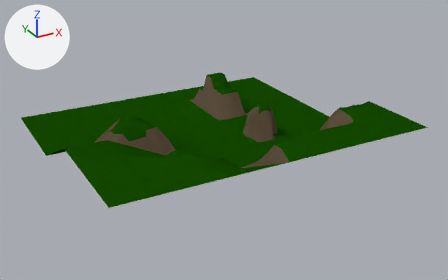
An edit to the Blender file models/ground.blend, drawn before and after from the same camera.
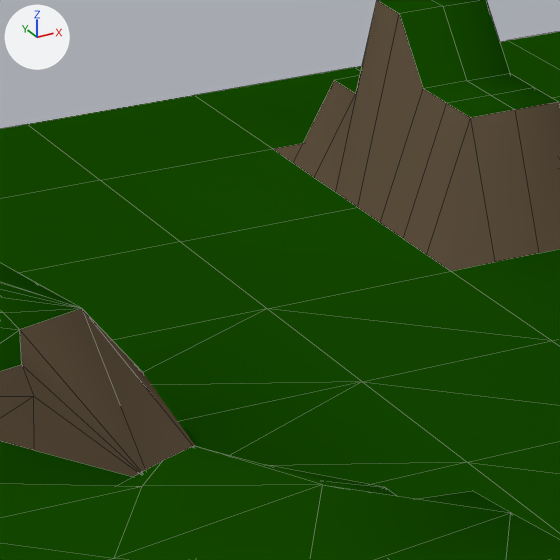
There are two pictures of each version: one whole from a camera (50 mm lens) standing at (-6.95, -13.75, 6.72) and looking at (0.37, -0.45, 0.08), one close up on the part from 32% to 53% of the width and 27% to 61% of the height. Lighting does not change. The marker at upper left points along +X, +Y and +Z. The close-ups show mesh edges as thin lines.

Names of what the first close-up shows: '001.grass01', 'Plane'.
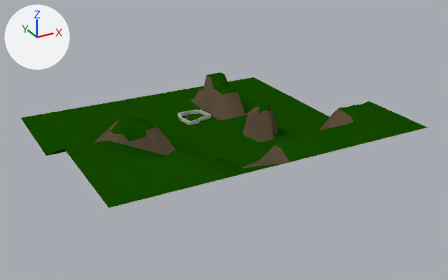
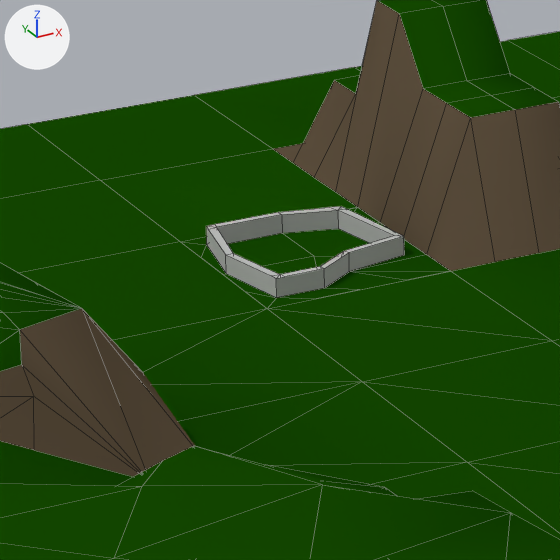
Pixel boxes (x1, y1, x2, y2) of what changed, in the close-ups (560 x 560 px):
'003.base', added: after (181, 206, 450, 308)
    faces in mat_concrete (grey #bbbdba): (206, 206, 404, 298)
    faces in mat_grass (dark green #144900): (181, 207, 450, 308)
part 1 of me_plane, deleted (green): before (181, 207, 450, 308)

What the commit changed:
Material 'concrete' (mat_concrete) is new.
Its base color is (0.5, 0.507, 0.492) (grey #bcbdba).
Its specular ior level is 0.0.
me_plane has 296 vertices, 312 faces and spans x -4.0..4.0, y -4.0..4.0, z 0.0..1.16.
me_plane is used by ob_plane; location (0.0, 0.0, 0.0).
Verts and faces of me_plane; kept vertices keep their numbers, new ones are numbered from 296.
Before the commit, vertices of me_plane: 17 (0.0, 2.0, 0.0) at pixel (180, 241), 45 (0.0, 1.0, 0.0) at pixel (267, 308), 63 (1.0, 2.0, 0.0) at pixel (357, 207), 66 (1.0, 1.0, 0.0) at pixel (450, 271), 255 (1.0, 1.5, 0.0) at pixel (403, 238).
Before the commit, vertices of me_plane: 264 (1.0, 1.75, 0.0) at pixel (380, 222), 271 (1.0, 1.25, 0.0) at pixel (426, 254).
Part 1, on me_plane:
Faces deleted: (17, 45, 66, 271, 255, 264, 63).
Mesh me_plane_008 is new.
It has 56 vertices, 51 faces and spans x 0.0..1.0, y 1.0..2.0, z 0.0..0.1.
Faces by material slot: [20, 31].
It uses material mat_grass (dark green #144900).
It uses material mat_concrete (grey #bcbdba).
Object '003.base' (ob_003_base) is new; it shows me_plane_008.
Its location is (0.0, 0.0, 0.0).
